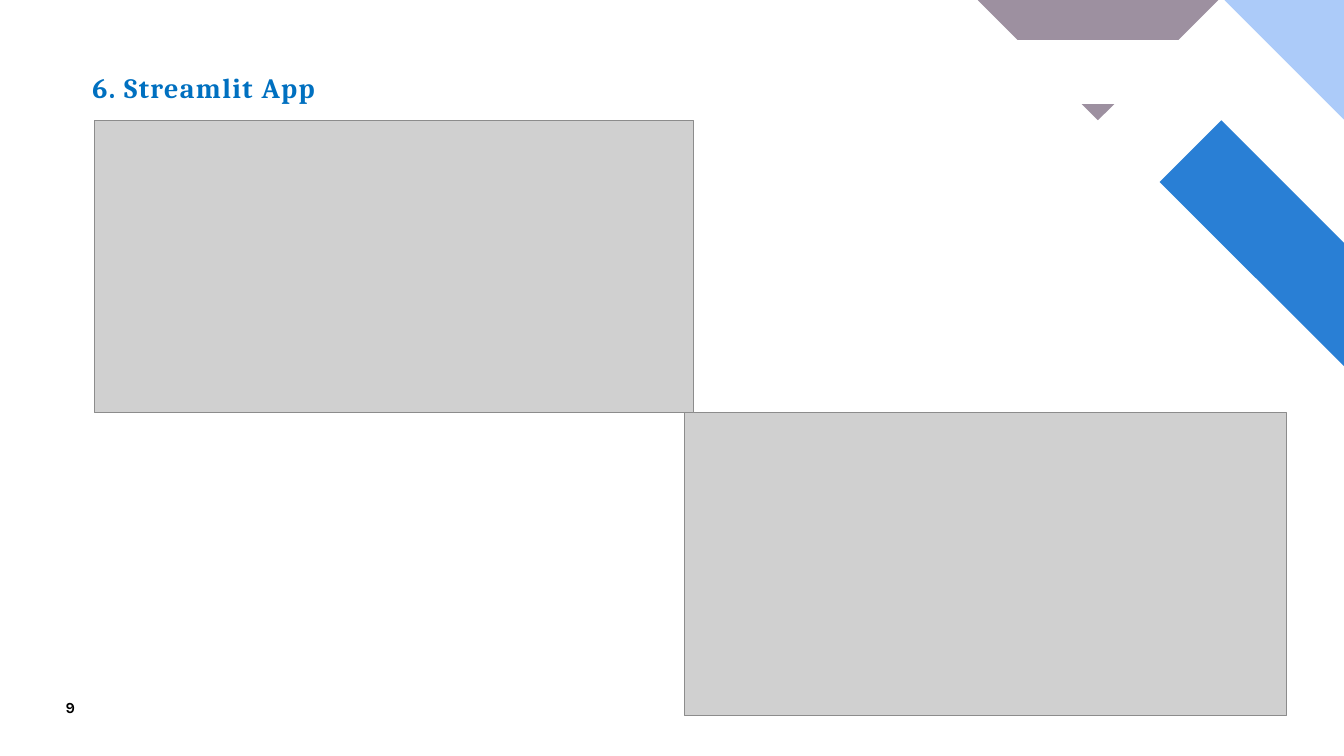
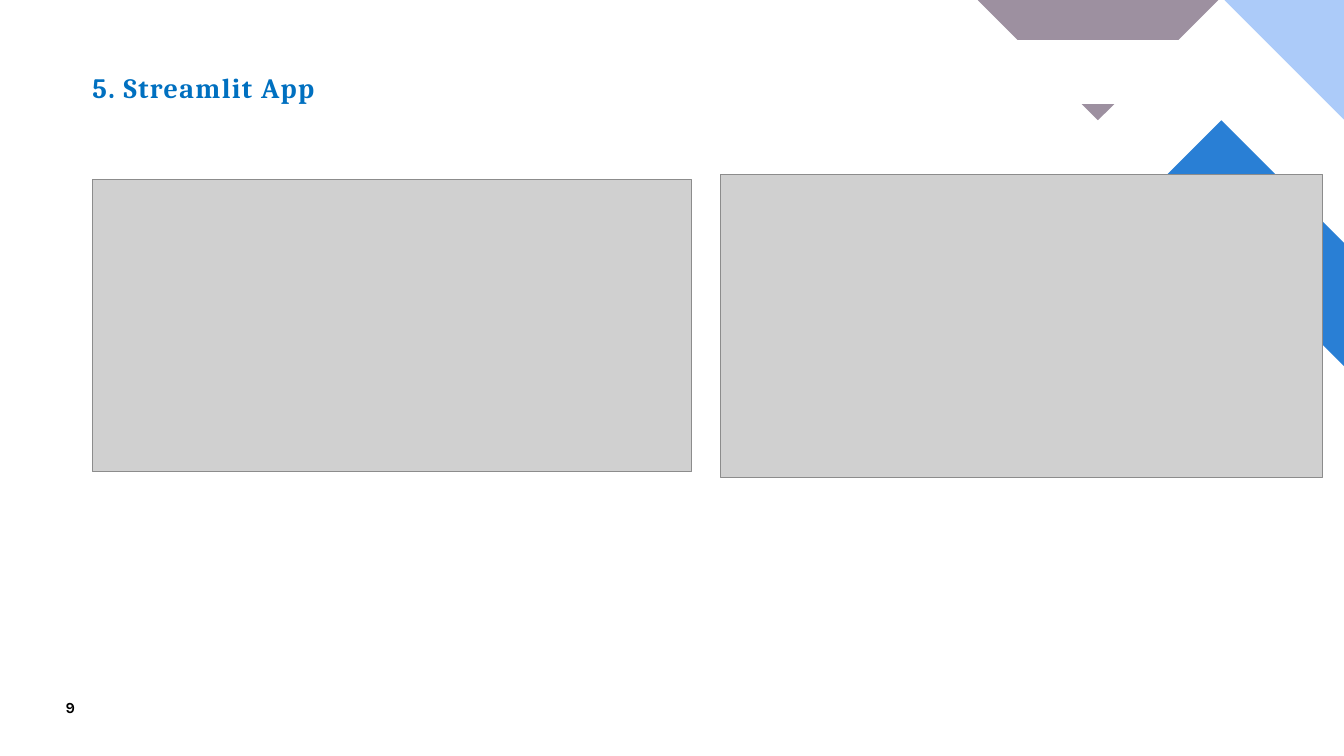
Before and after one commit to mdangirwa/2409NLP_Group_2, a slide deck: slide 9 of Final NLP Presentation - Team Project July 2025.pptx. Drawn at 1344x756 pixels with LibreOffice and Linux fonts; fonts in the diff are those of the drawing; grey boxes stand for pictures. Boxes give left, top, right and bottom in pixels: in the first picture for what was removed or moved away, otherwise in the second. Text is boxed around its words. In the diff, an @@ line names an element or a change of style, - is before the commit and + after.

```diff
--- a/Final NLP Presentation - Team Project July 2025.pptx
+++ b/Final NLP Presentation - Team Project July 2025.pptx
@@ title at (x1=92, y1=78, x2=314, y2=104): text changed @@
-6. Streamlit App
+5. Streamlit App
@@ picture moved from (x1=95, y1=120, x2=695, y2=412) to (x1=93, y1=179, x2=693, y2=472) @@
@@ picture moved from (x1=685, y1=413, x2=1288, y2=717) to (x1=720, y1=174, x2=1323, y2=478) @@
```
Also in this commit, not shown: 7 other slides changed, 1 slide added, 1 slide removed.
